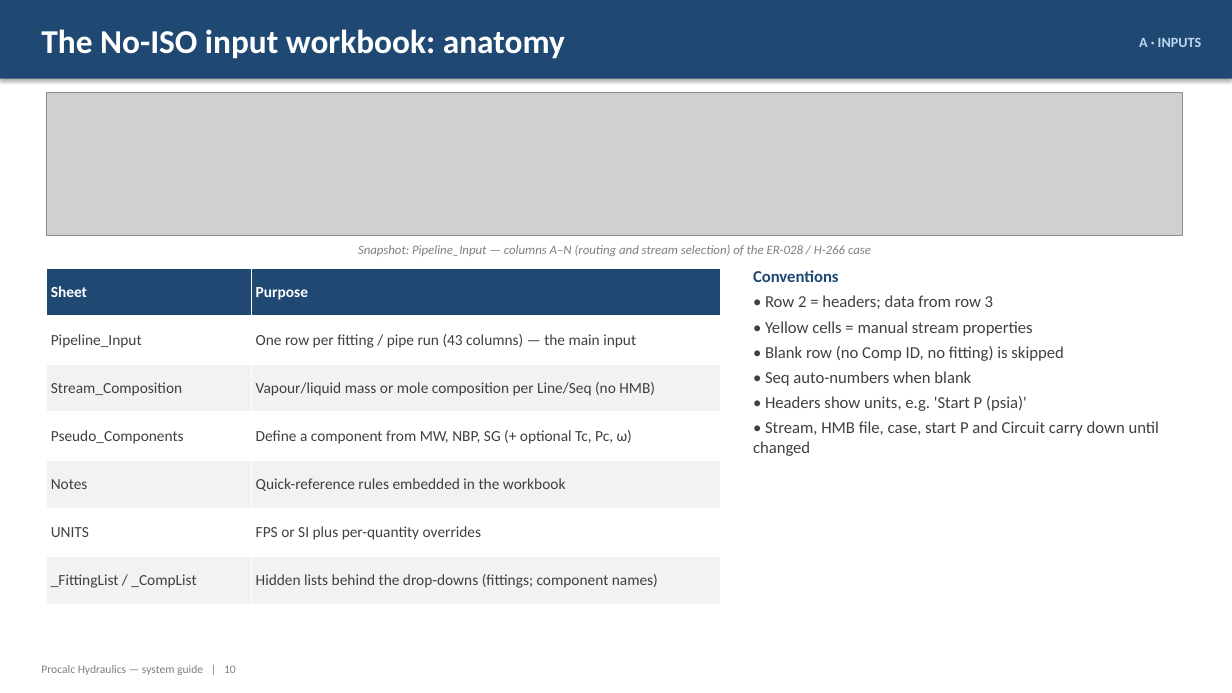
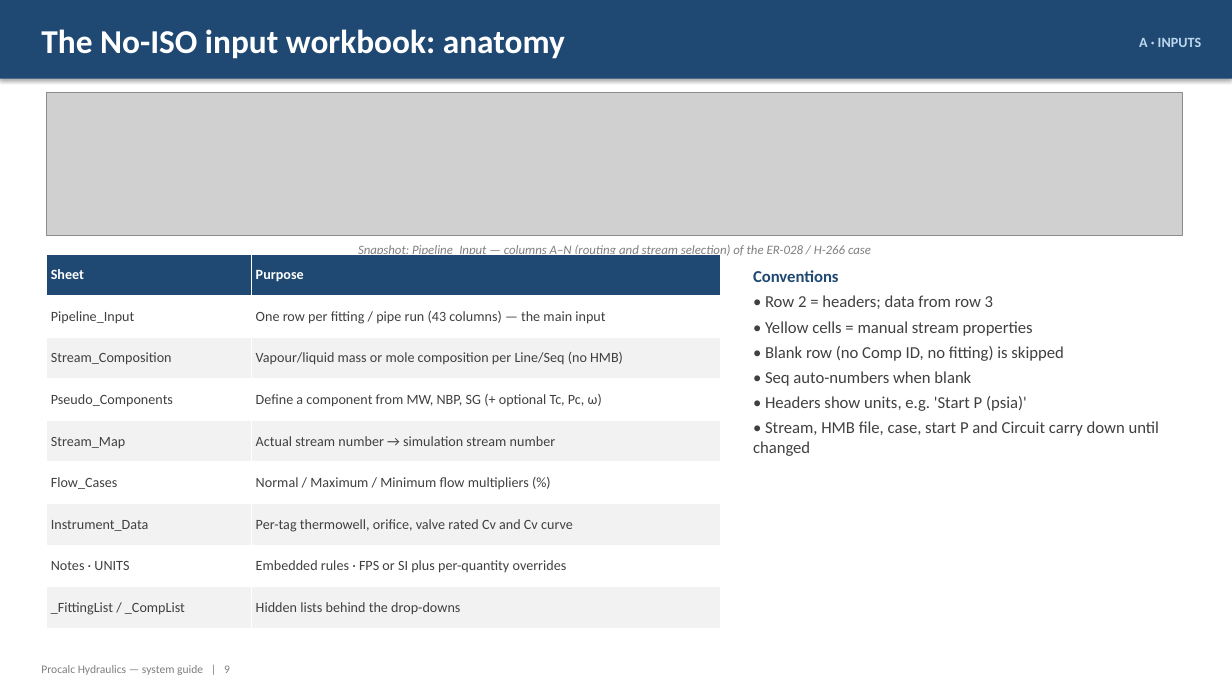
Before and after one commit to ipratikmenon/procalc, a slide deck: slide 9 of Hydraulics/Procalc_Hydraulics_System_Guide.pptx (slide 10 before the commit). Drawn at 1232x693 pixels with LibreOffice and Linux fonts; fonts in the diff are those of the drawing; grey boxes stand for pictures. Boxes give left, top, right and bottom in pixels: in the first picture for what was removed or moved away, otherwise in the second. Text is boxed around its words. In the diff, an @@ line names an element or a change of style, - is before the commit and + after.

```diff
--- a/Hydraulics/Procalc_Hydraulics_System_Guide.pptx
+++ b/Hydraulics/Procalc_Hydraulics_System_Guide.pptx
@@ table at <box>46,254,721,628</box> @@
-row 5: Notes | Quick-reference rules embedded in the workbook
-row 6: UNITS | FPS or SI plus per-quantity overrides
-row 7: _FittingList / _CompList | Hidden lists behind the drop-downs (fittings; component names)
+row 5: Stream_Map | Actual stream number → simulation stream number
+row 6: Flow_Cases | Normal / Maximum / Minimum flow multipliers (%)
+row 7: Instrument_Data | Per-tag thermowell, orifice, valve rated Cv and Cv curve
+row 8: Notes · UNITS | Embedded rules · FPS or SI plus per-quantity overrides
+row 9: _FittingList / _CompList | Hidden lists behind the drop-downs
@@ table: place and size @@
-table at <box>46,268,721,604</box>
+table at <box>46,254,721,628</box>
@@ text at <box>41,665,230,675</box>: text changed @@
-Procalc Hydraulics — system guide | 10
+Procalc Hydraulics — system guide | 9
```
Also in this commit, not shown: 26 other slides changed, 4 slides added, 4 slides removed, 2 other files.
